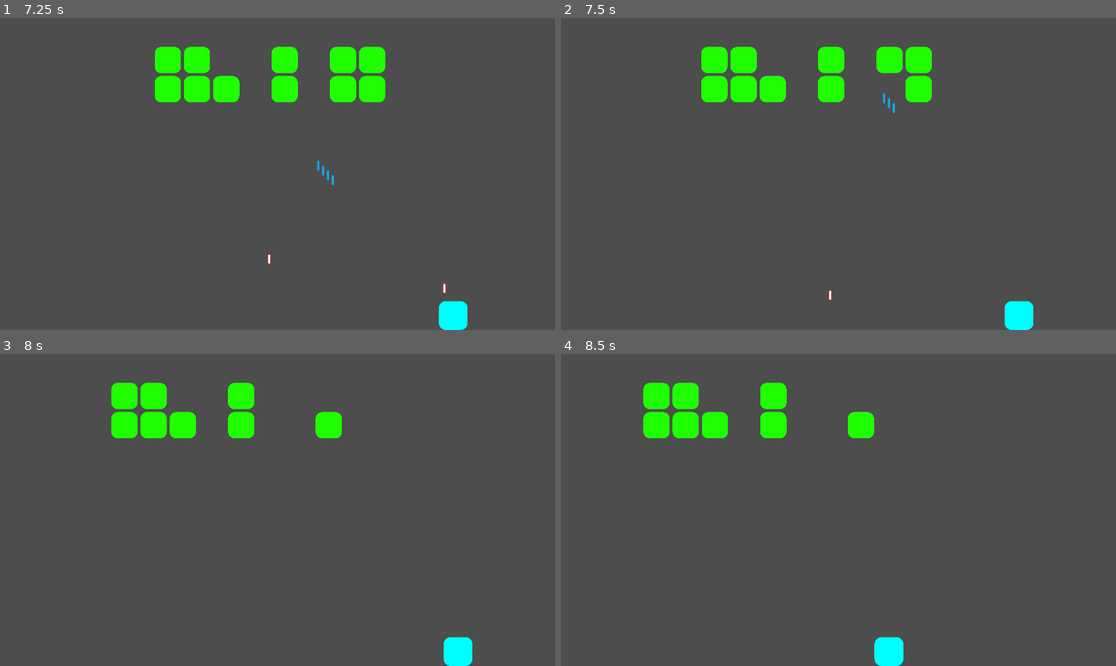
Above: before the commit, frames 1-4 (two rows, left to right).
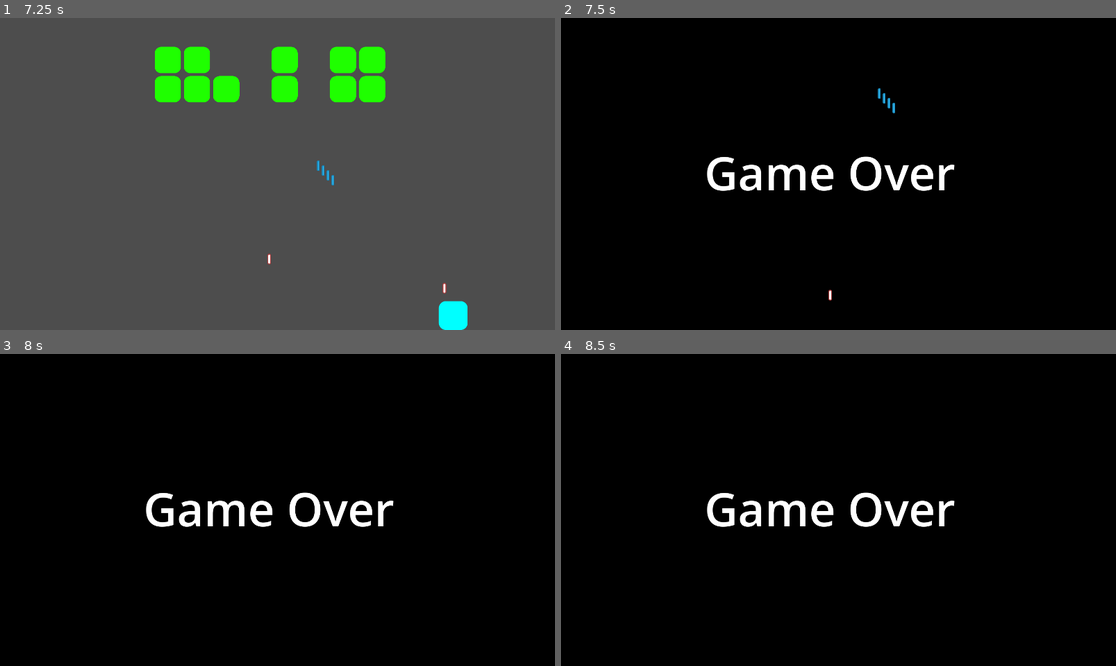
Above: after the commit, the same moments.

Repository: michael-j-coyne/space-defense
Game: Godot game, scene res://scenes/main.tscn
The game is run twice, just before and just after one commit, with the same random seed, the same clock (stepped at 60 frames per second) and the same inputs.
Inputs (mouse positions are in pixels of both pictures, inside the frame that each line leads up to):
- Up to frame 1 (7.25 s): tap Enter (ui_accept) at 0.5, 0.77, 3.77, 6.77 s; move the mouse to (399, 158) at 0.52 s; hold Right (ui_right) 0.53-1.25 s; hold Shift 0.53-1.25 s; click (399, 158) at 0.67 s; drag from (166, 189) to (460, 314) at 1.27 s; move the mouse to (333, 105) at 2.02 s; hold Right (ui_right) 2.03-2.75 s; tap Ctrl at 2.1, 6.6 s; drag from (249, 236) to (277, 30) at 2.77 s; move the mouse to (444, 220) at 3.52 s; hold Left (ui_left) 3.53-4.25 s; tap Alt at 3.6 s; drag from (111, 127) to (366, 30) at 4.27 s; move the mouse to (305, 174) at 5.02 s; hold Left (ui_left) 5.03-5.75 s; hold Shift 5.03-5.75 s; click (305, 174) at 5.17 s; drag from (194, 96) to (427, 58) at 5.77 s; move the mouse to (399, 158) at 6.52 s; hold Right (ui_right) from 6.53 s (still down)
- Up to frame 2 (7.5 s): release Right (ui_right) at 7.25 s; drag from (727, 189) to (905, 58) at 7.27 s
- Up to frame 3 (8 s): no input
- Up to frame 4 (8.5 s): move the mouse to (894, 441) at 8.02 s; hold Left (ui_left) from 8.03 s (still down); tap Alt at 8.1 s

Frame 1 is identical in both runs. In frame 2, 100% of the frame differs, in the area x 0-100%, y 0-100%; in frame 3, 100%; in frame 4, 100%.

Commit message:
Set grunt damage to 1

Diff:
--- a/scenes/enemies/grunt.tscn
+++ b/scenes/enemies/grunt.tscn
@@ -20,7 +20,7 @@
 position = Vector2(2.08165e-12, 130)
 ammo = ExtResource("5_4fkuy")
 projectile_speed = 500.0
-damage = 0.5
+damage = 1
 
 [node name="HealthComponent" parent="." instance=ExtResource("5_3m56x")]
 
